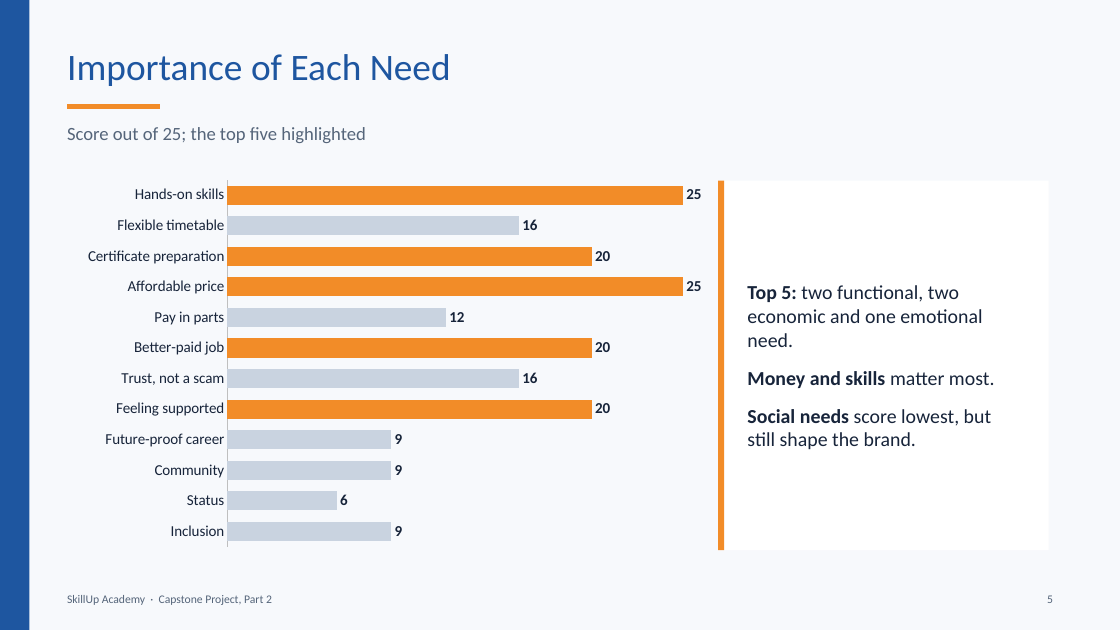
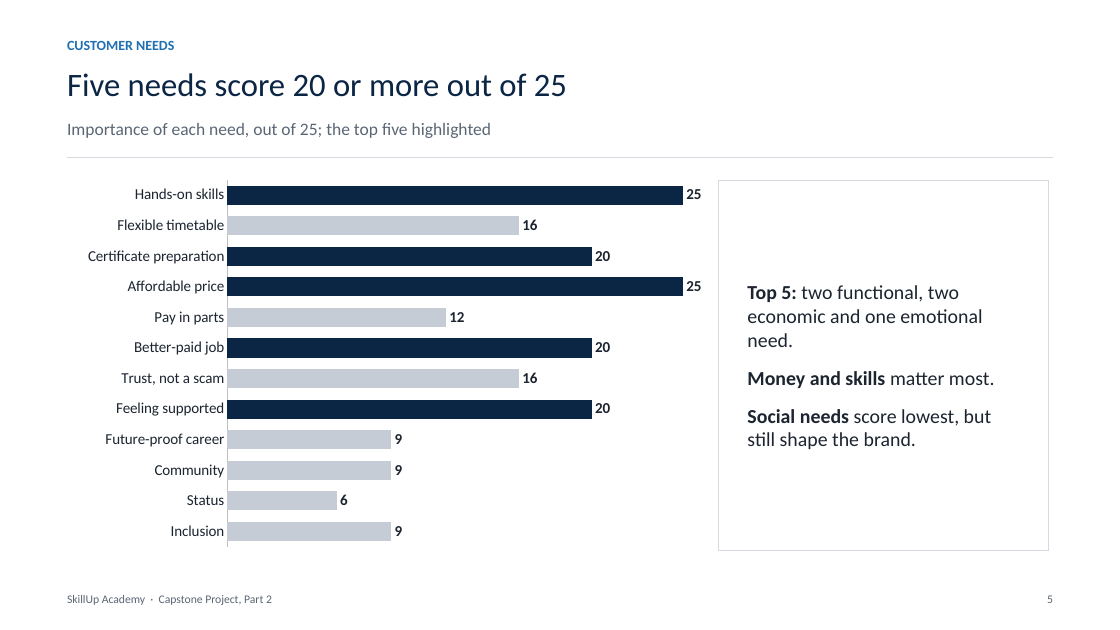
Before and after one commit to BadboyVee/BlackHoleeee, a slide deck: slide 5 of capstone/Customer_Analysis.pptx. Drawn at 1120x630 pixels with LibreOffice and Linux fonts; fonts in the diff are those of the drawing. Boxes give left, top, right and bottom in pixels: in the first picture for what was removed or moved away, otherwise in the second. Text is boxed around its words. In the diff, an @@ line names an element or a change of style, - is before the commit and + after.

```diff
--- a/capstone/Customer_Analysis.pptx
+++ b/capstone/Customer_Analysis.pptx
@@ background #F7F9FC to #FFFFFF @@
@@ rectangle removed at [0,0,29,630] @@
@@ text added at [67,41,174,50], 12 pt, text #1F6FB2, bold @@
+CUSTOMER NEEDS
@@ title at [67,73,567,97]: text changed; size 32 to 28 pt; text colour #1E56A0 to #0B2545 @@
-Importance of Each Need
+Five needs score 20 or more out of 25
@@ line removed from (67, 107) to (160, 107) @@
@@ text at [67,123,491,138]: text changed; size 16 to 15 pt; text colour #55657A to #5B6675 @@
-Score out of 25; the top five highlighted
+Importance of each need, out of 25; the top five highlighted
@@ line added from (67, 158) to (1053, 158), #D5DAE1 1 pt @@
@@ bar chart at [76,172,702,555] @@
@@ colour of Series 1 #C9D3E0 to #C5CCD6 @@
@@ data labels of Series 1 changed @@
@@ colours of single points changed @@
@@ lettering changed @@
@@ rectangle at [718,181,1049,550]: outline none to #D5DAE1 0.75 pt @@
@@ rectangle removed at [718,181,724,550] @@
```
Also in this commit, not shown: 15 other slides changed, 7 other files.
